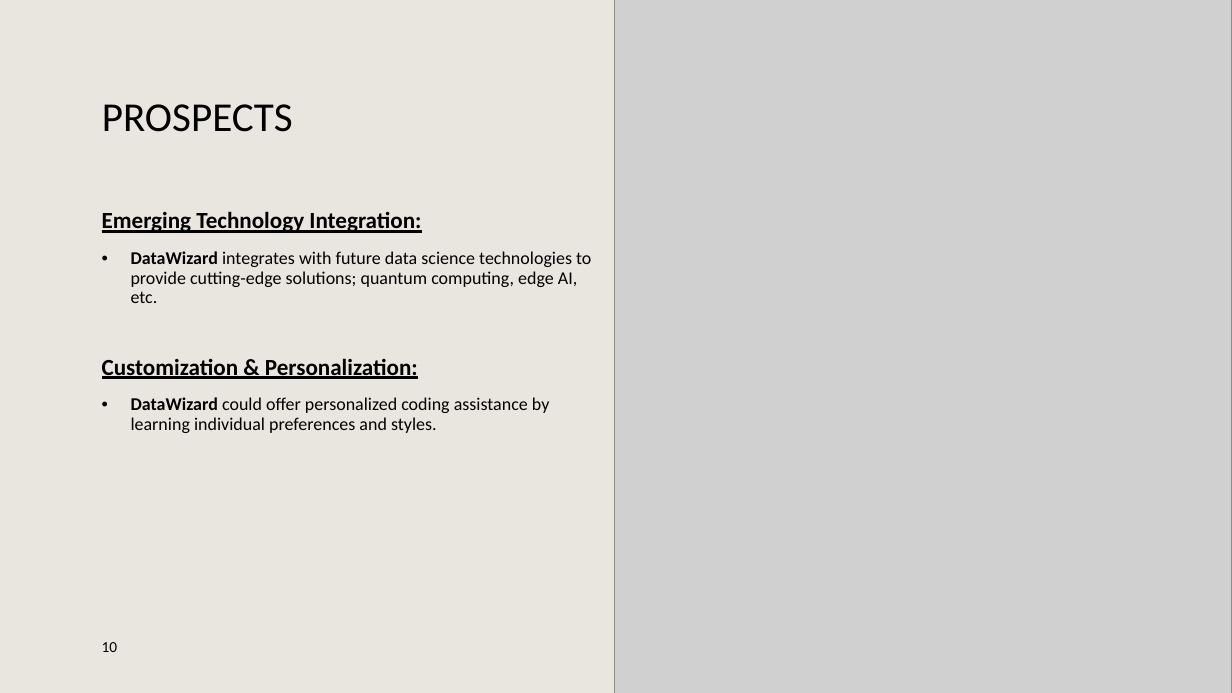
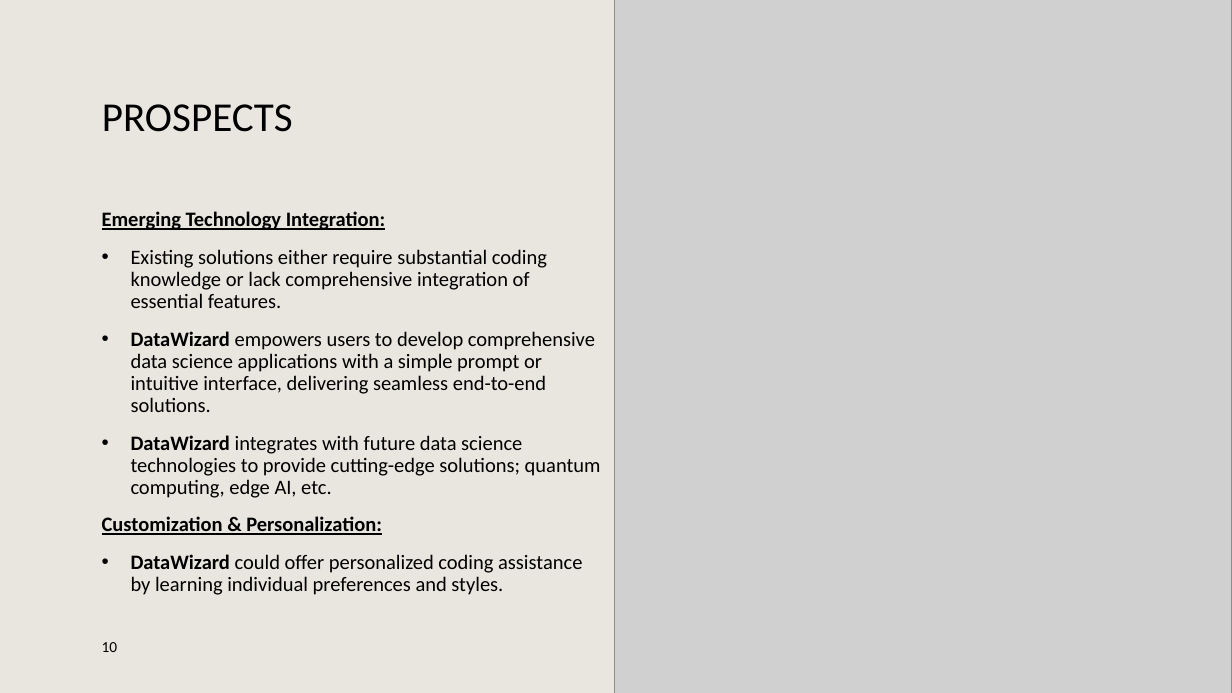
Before and after one commit to AdvancedHueristics/Llama3hackathon, a slide deck: slide 10 of Llama3 Hackathon 19-21JUL24 - DataWizard Presentation.pptx. Drawn at 1232x693 pixels with LibreOffice and Linux fonts; fonts in the diff are those of the drawing; grey boxes stand for pictures; background and template pictures are left out. Boxes give left, top, right and bottom in pixels: in the first picture for what was removed or moved away, otherwise in the second. Text is boxed around its words. In the diff, an @@ line names an element or a change of style, - is before the commit and + after.

```diff
--- a/Llama3 Hackathon 19-21JUL24 - DataWizard Presentation.pptx
+++ b/Llama3 Hackathon 19-21JUL24 - DataWizard Presentation.pptx
@@ text at [102, 211, 601, 595]: size 18 to 16 pt in "Emerging Technology Integration:", "Customization & Personalization:"; size 14 to 16 pt in "DataWizard integrates with future data science technologies ...", "DataWizard could offer personalized coding assistance by ..."; list level 1 to 2 in "Customization & Personalization:" @@
@@ text at [131, 249, 595, 412]: paragraphs added @@
+  • Existing solutions either require substantial coding knowledge or lack comprehensive integration of essential features.
+  • DataWizard empowers users to develop comprehensive data science applications with a simple prompt or intuitive interface, delivering seamless end-to-end solutions.
```
Also in this commit, not shown: 5 other slides changed.
